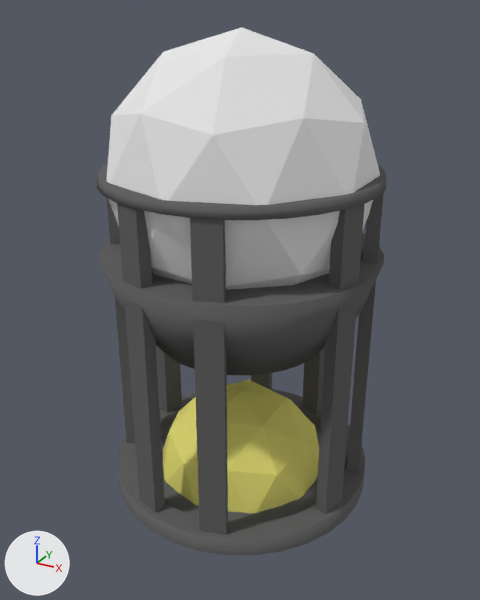
The Blender file Assets/Models/RoomObjects/Spawn/spawn.blend as it was, and as the next commit left it.
Both versions are drawn from a 50 mm lens placed at (1.27, -2.33, 2.02), pointed at (-0.02, 0.02, 0.85). Every picture has the same lights, and +X, +Y and +Z are marked at lower left. The picture after the commit comes second.

Before the edit, the objects in view are built like this:
```python
me_cylinder = bpy.data.meshes.new('Cylinder')
me_cylinder.from_pydata(...)  # 928 vertices, 768 faces; spans x -0.59..0.59, y -0.015..1.435, z -0.59..0.59
me_cylinder.materials.append(mat_base)  # dark grey #646464
me_icosphere_001 = bpy.data.meshes.new('Icosphere.001')
me_icosphere_001.from_pydata(...)  # an icosphere of 80 faces spanning x -0.528..0.528, y 0.847..1.958, z -0.555..0.555
me_icosphere_001.materials.append(mat_glass)  # white #e7e7e7
me_icosphere_002 = bpy.data.meshes.new('Icosphere.002')
me_icosphere_002.from_pydata(...)  # an icosphere of 80 faces spanning x -0.38..0.38, y -0.4..0.4, z -0.4..0.4
me_icosphere_002.materials.append(mat_energy)  # yellow #e7e078
ob_base = bpy.data.objects.new('Base', me_cylinder)
ob_base.location = (0.0, 0.0, 0.0)
ob_base.rotation_euler = (-4.712, 0.0, 0.0)  # degrees (-270, 0, 0)
ob_dome = bpy.data.objects.new('Dome', me_icosphere_001)
ob_dome.location = (0.0, 0.0, 0.0)
ob_dome.rotation_euler = (-4.712, 0.0, 0.0)  # degrees (-270, 0, 0)
ob_energy = bpy.data.objects.new('Energy', me_icosphere_002)
ob_energy.location = (0.0, 0.0, 0.0)
ob_energy.rotation_euler = (-3.142, 0.0, 0.0)  # degrees (-180, 0, 0)
```
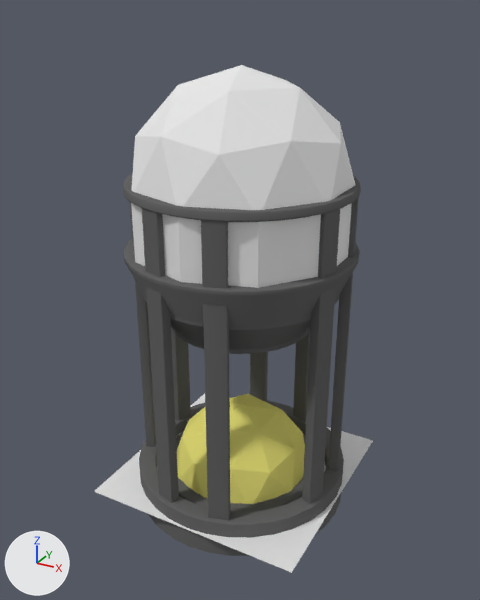
Pixel boxes [x1, y1, x2, y2] of what changed, in the pictures (480 x 600 px; the box of a moved part takes in the faces that stretch with it):
'Base', reshaped (18% narrower)
    before: [97, 163, 386, 555]
    after: [123, 173, 361, 556]
'Dome', reshaped (18% narrower, 15% shorter)
    before: [106, 27, 380, 290]
    after: [131, 65, 355, 288]
'Energy', rescaled (18% narrower, 17% shorter)
    before: [163, 380, 319, 513]
    after: [177, 394, 305, 504]
'Plane', added
    after: [94, 393, 373, 573]
part 3 of me_cylinder, moved or reshaped
    before: [97, 163, 386, 220]
    after: [123, 173, 361, 222]
part 4 of me_cylinder, moved or reshaped
    before: [161, 426, 320, 523]
    after: [139, 401, 344, 556]
part 5 of me_cylinder, added
    after: [176, 431, 305, 512]
part 6 of me_cylinder, moved or reshaped
    before: [302, 347, 325, 414]
    after: [293, 331, 310, 421]
part 7 of me_cylinder, moved or reshaped
    before: [347, 192, 384, 473]
    after: [328, 197, 359, 471]
part 8 of me_cylinder, moved or reshaped
    before: [316, 204, 365, 514]
    after: [302, 209, 340, 504]
part 9 of me_cylinder, moved or reshaped
    before: [190, 218, 228, 535]
    after: [201, 220, 230, 521]
part 10 of me_cylinder, moved or reshaped
    before: [117, 203, 165, 513]
    after: [142, 208, 179, 503]
part 11 of me_cylinder, moved or reshaped
    before: [107, 198, 135, 443]
    after: [130, 202, 156, 447]
part 12 of me_cylinder, moved or reshaped
    before: [156, 345, 182, 413]
    after: [171, 327, 191, 420]
part 13 of me_cylinder, moved or reshaped (mostly hidden before)
    before: [251, 373, 272, 390]
    after: [250, 352, 268, 402]
part 14 of me_cylinder, rebuilt (17% narrower, 19% shorter)
    before: [99, 233, 384, 375]
    after: [124, 239, 360, 354]
part 15 of me_cylinder, deleted
    before: [118, 389, 365, 555]

Diff of the bpy script that builds the scene:
```diff
--- a/Assets/Models/RoomObjects/Spawn/spawn.blend.py
+++ b/Assets/Models/RoomObjects/Spawn/spawn.blend.py
@@ me_icosphere_001 @@
 # used by ob_dome; location = (0.0, 0.0, 0.0); rotation_euler = (-4.712, 0.0, 0.0), in degrees (-270, 0, 0)
-me_icosphere_001.from_pydata(...)  # 42 vertices, 80 faces; spans x -0.528..0.528, y 0.847..1.958, z -0.555..0.555
+me_icosphere_001.from_pydata(...)  # 36 vertices, 50 faces; spans x -0.439..0.439, y 1.085..1.827, z -0.462..0.462
+# me_icosphere_001 part 1: the whole mesh is rebuilt
 me_icosphere_001.materials.append(mat_glass)
@@ me_icosphere_002 @@
 # used by ob_energy; location = (0.0, 0.0, 0.0); rotation_euler = (-3.142, 0.0, 0.0), in degrees (-180, 0, 0)
-me_icosphere_002.from_pydata(...)  # 42 vertices, 80 faces; spans x -0.38..0.38, y -0.4..0.4, z -0.4..0.4
+me_icosphere_002.from_pydata(...)  # 42 vertices, 80 faces; spans x -0.316..0.316, y -0.333..0.333, z -0.331..0.334
+# me_icosphere_002 part 2: the whole mesh is scaled about the mesh origin by 0.831
 me_icosphere_002.materials.append(mat_energy)
@@ me_cylinder @@
 # used by ob_base; location = (0.0, 0.0, 0.0); rotation_euler = (-4.712, 0.0, 0.0), in degrees (-270, 0, 0)
-me_cylinder.from_pydata(...)  # 928 vertices, 768 faces; spans x -0.59..0.59, y -0.015..1.435, z -0.59..0.59
+me_cylinder.from_pydata(...)  # 1088 vertices, 928 faces; spans x -0.491..0.491, y -0.115..1.392, z -0.491..0.491
+# me_cylinder part 3: the loose piece of 160 vertices spanning x -0.574..0.574, y 1.383..1.435, z -0.574..0.574 is scaled about its middle by 0.831, then moved by (0.0, -0.039, 0.0)
+# me_cylinder part 4: the loose piece of 128 vertices spanning x -0.456..0.456, y -0.014..0.026, z -0.456..0.456 is multiplied about its middle by the matrix ((1.076, 0.0, 0.0), (0.0, 4.266, 0.0), (0.0, 0.0, 1.076)), then moved by (0.0, -0.035, 0.0)
+# me_cylinder part 5: the loose piece of 128 vertices spanning x -0.456..0.456, y -0.014..0.026, z -0.456..0.456 is copied, and the copy is scaled about its middle by (0.831, 3.38, 0.831), then moved by (0.0, -0.053, 0.0); it spans x -0.379..0.379, y -0.114..0.021, z -0.379..0.379
+# me_cylinder part 6: the loose piece of 8 vertices spanning x 0.099..0.217, y -0.005..1.402, z -0.555..-0.47 is scaled about its middle by (0.831, 0.942, 0.831), then moved by (-0.027, 0.003, 0.086)
+# me_cylinder part 7: the loose piece of 8 vertices spanning x 0.47..0.555, y -0.005..1.402, z -0.217..-0.099 is scaled about its middle by (0.831, 0.942, 0.831), then moved by (-0.086, 0.003, 0.027)
+# me_cylinder part 8: the loose piece of 8 vertices spanning x 0.47..0.555, y -0.005..1.402, z 0.099..0.217 is scaled about its middle by (0.831, 0.942, 0.831), then moved by (-0.086, 0.003, -0.027)
+# me_cylinder part 9: the loose piece of 8 vertices spanning x 0.099..0.217, y -0.005..1.402, z 0.47..0.555 is scaled about its middle by (0.831, 0.942, 0.831), then moved by (-0.027, 0.003, -0.086)
+# me_cylinder part 10: the loose piece of 8 vertices spanning x -0.217..-0.099, y -0.005..1.402, z 0.47..0.555 is scaled about its middle by (0.831, 0.942, 0.831), then moved by (0.027, 0.003, -0.086)
+# me_cylinder part 11: the loose piece of 8 vertices spanning x -0.555..-0.47, y -0.005..1.402, z 0.099..0.217 is scaled about its middle by (0.831, 0.942, 0.831), then moved by (0.086, 0.003, -0.027)
+# me_cylinder part 12: the loose piece of 8 vertices spanning x -0.555..-0.47, y -0.005..1.402, z -0.217..-0.099 is scaled about its middle by (0.831, 0.942, 0.831), then moved by (0.086, 0.003, 0.027)
+# me_cylinder part 13: the loose piece of 8 vertices spanning x -0.217..-0.099, y -0.005..1.402, z -0.555..-0.47 is scaled about its middle by (0.831, 0.942, 0.831), then moved by (0.027, 0.003, 0.086)
+# me_cylinder part 14: the loose piece of 192 vertices spanning x -0.59..0.59, y 0.7..1.095, z -0.59..0.59 is rebuilt with 352 vertices and now spans x -0.49..0.49, y 0.76..1.109, z -0.49..0.49
+# me_cylinder part 15: the loose piece of 128 vertices spanning x -0.59..0.59, y -0.015..0.069, z -0.59..0.59 is deleted
+# other edits to the shape of me_cylinder do not show in these pictures
 me_cylinder.materials.append(mat_base)
@@ me_plane @@
+me_plane.from_pydata([(-0.1, -0.1, 0.0), (0.1, -0.1, 0.0), (-0.1, 0.1, 0.0), (0.1, 0.1, 0.0)], [], [(0, 1, 3, 2)])
@@ ob_plane @@
+ob_plane = bpy.data.objects.new('Plane', me_plane)
+ob_plane.location = (0.0, 0.0, -0.014)
+ob_plane.scale = (5.0, 5.0, 5.0)
```
